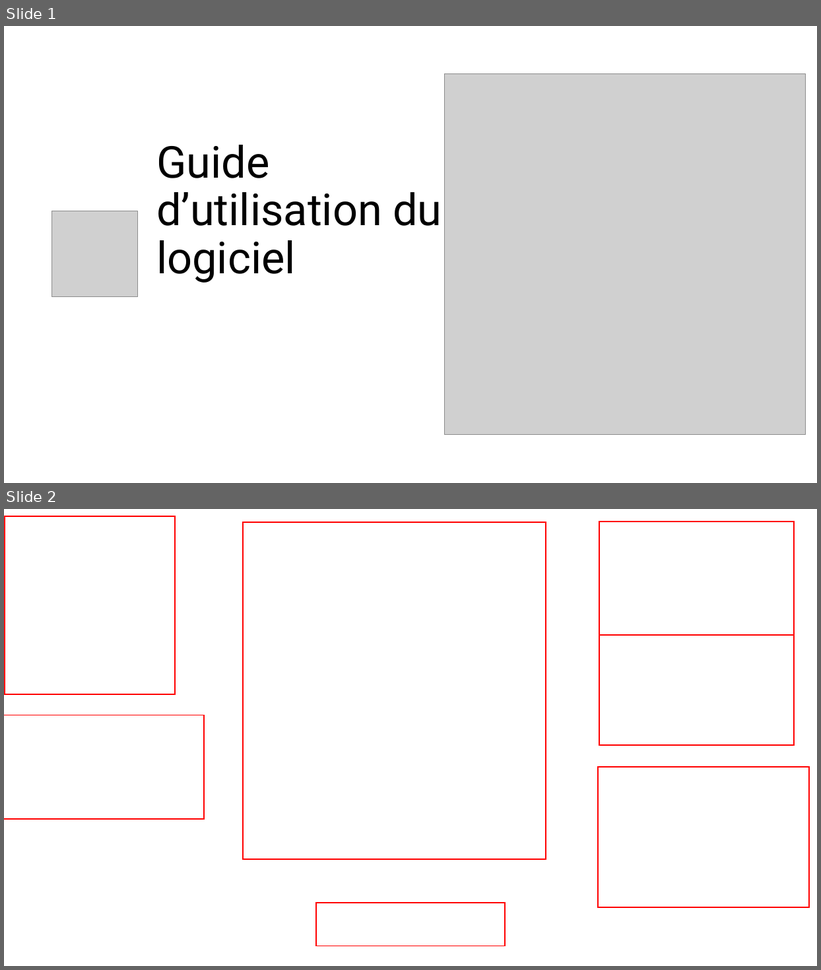
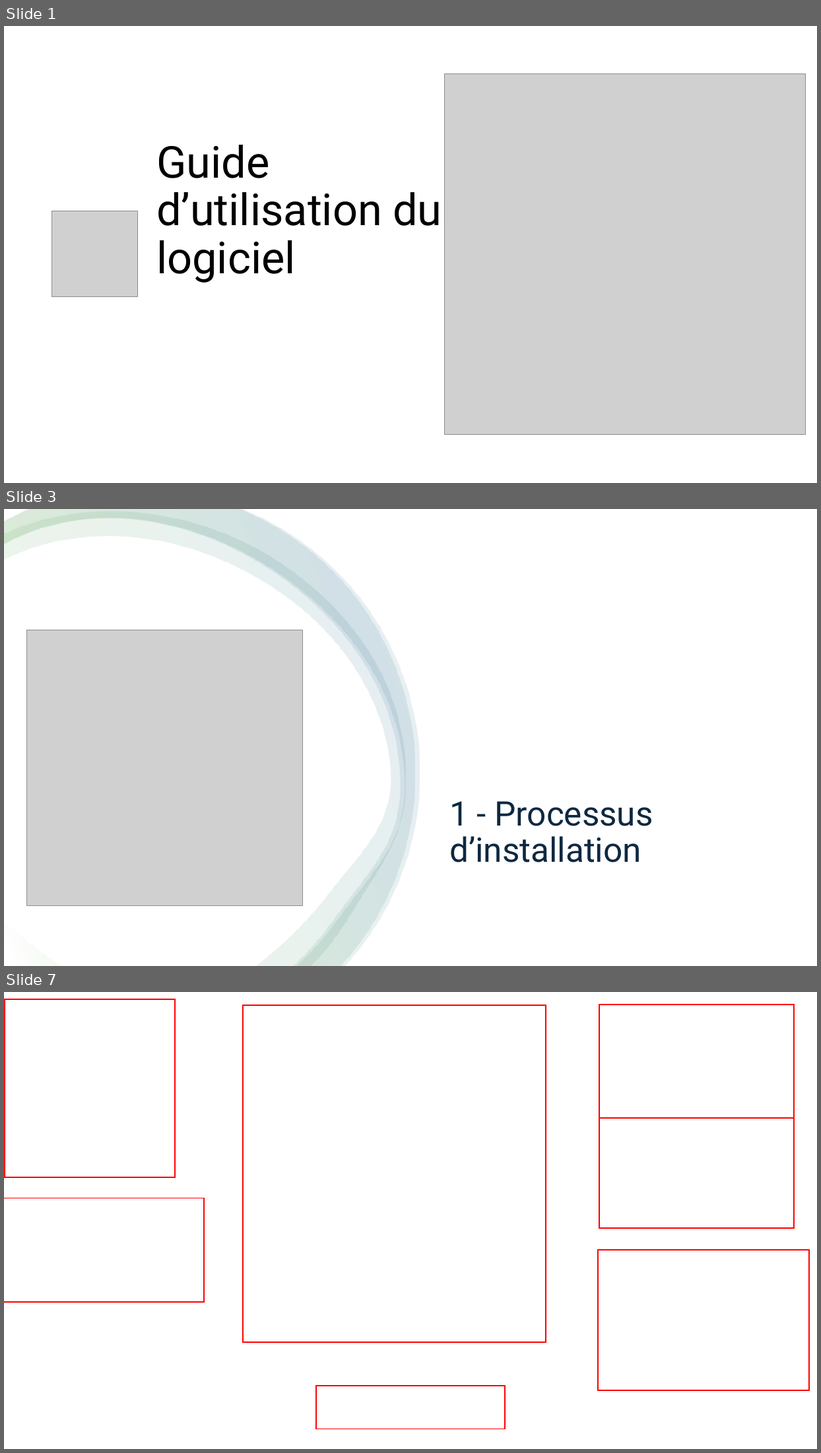
Before and after one commit to leoid3/EO_Tools, a slide deck: User guide.pptx. Shown one above the other, each under a label of ours: slides 1 and 2 before the commit, slides 1, 3 and 7 after it; the slides between them are not shown. The pictures are 821x970 and 821x1453 pixels, drawn with LibreOffice and Linux fonts; fonts in the diff are those of the drawing; grey boxes stand for pictures; background and template pictures are left out. Boxes give left, top, right and bottom in pixels: in the first picture for what was removed or moved away, otherwise in the second. Text is boxed around its words. In the diff, an @@ line names an element or a change of style, - is before the commit and + after.

```diff
--- a/User guide.pptx
+++ b/User guide.pptx
@@ slide 3 added at <box>4,509,817,966</box>, background #FFFFFF @@
@@ rectangle added at <box>4,509,817,966</box>, fill #FFFFFF @@
@@ freeform shape added at <box>4,512,406,966</box>, fill gradient #FFFFFF to #4EA72E to #156082 @@
@@ freeform shape added at <box>4,509,415,966</box>, fill gradient #FFFFFF to #4EA72E to #156082 @@
@@ freeform shape added at <box>4,509,420,966</box>, fill gradient #FFFFFF to #4EA72E to #156082 @@
@@ picture added at <box>26,630,303,907</box> @@
@@ title added at <box>450,801,653,863</box>, 40 pt, text #0E2841 @@
+1 - Processus d’installation
@@ what was slide 2 is now slide 7 @@
```
Also in this commit, not shown: 3 slides changed, 6 other slides added, 37 other files.
